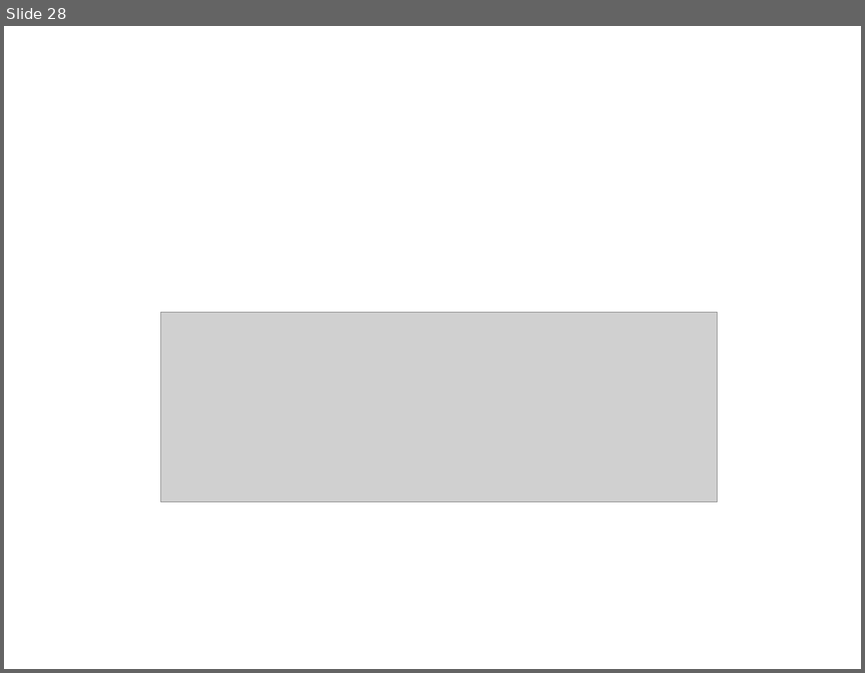
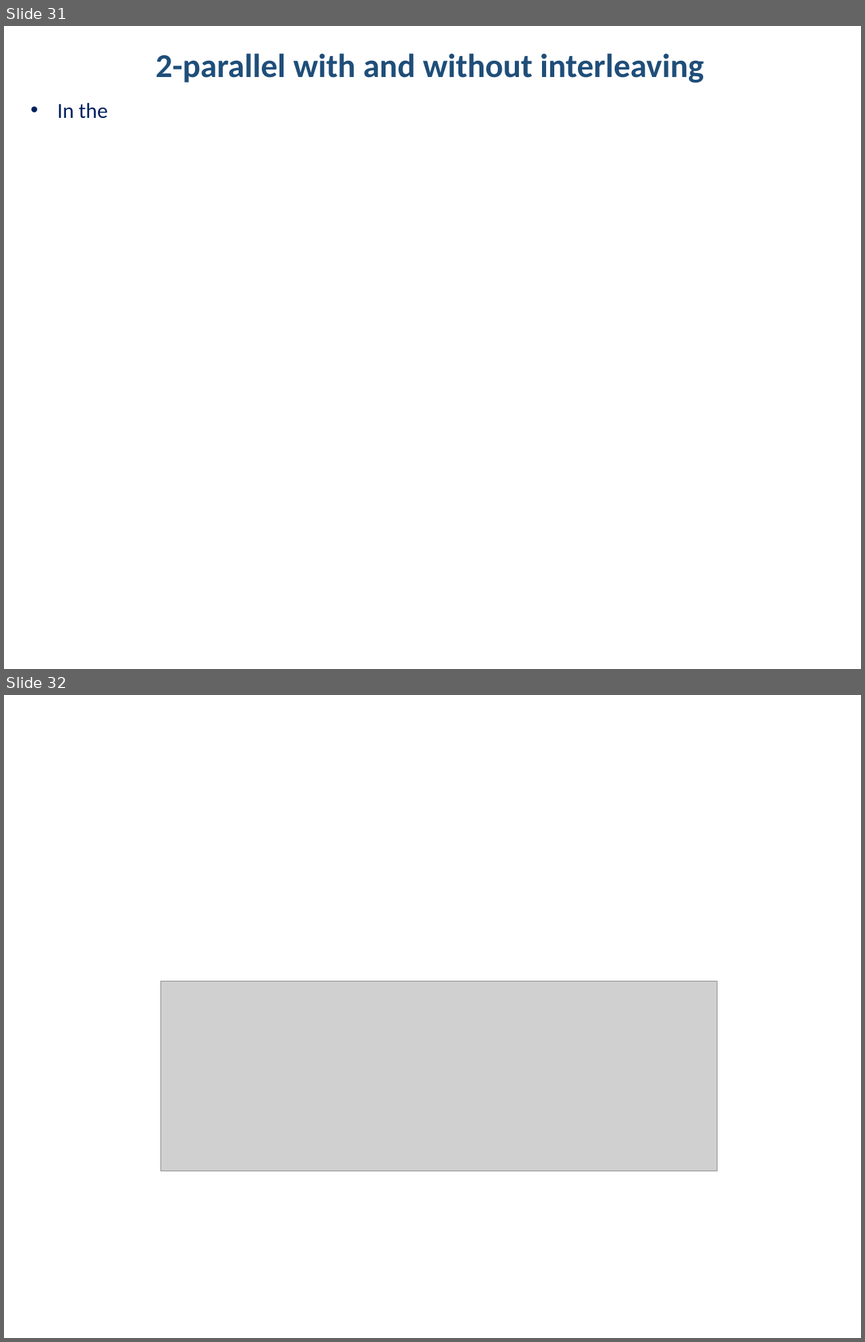
Before and after one commit to hakanpolat/IMMD, a slide deck: Simulation/dcbusmodelwrapup/immd_dcbusmodelwrapup.pptx. Shown one above the other, each under a label of ours: slide 28 before the commit, slides 31 and 32 after it. The pictures are 865x673 and 865x1342 pixels, drawn with LibreOffice and Linux fonts; fonts in the diff are those of the drawing; grey boxes stand for pictures. Boxes give left, top, right and bottom in pixels: in the first picture for what was removed or moved away, otherwise in the second. Text is boxed around its words. In the diff, an @@ line names an element or a change of style, - is before the commit and + after.

Commit message:
Paralel bağlı 2-modül, with and without interleaving'e başlandı (simplest model).

```diff
--- a/Simulation/dcbusmodelwrapup/immd_dcbusmodelwrapup.pptx
+++ b/Simulation/dcbusmodelwrapup/immd_dcbusmodelwrapup.pptx
@@ slide 31 added at <box>4,26,861,669</box>, background #FFFFFF @@
@@ text added at <box>156,53,704,83</box>, 28 pt, text #1F4E79, bold @@
+2-parallel with and without interleaving
@@ text added at <box>57,103,108,118</box>, 18 pt, text #002060 @@
+• In the
@@ what was slide 28 is now slide 32 @@
```
Also in this commit, not shown: 2 slides changed, 4 other slides added, 1 slide removed, 5 other files.
